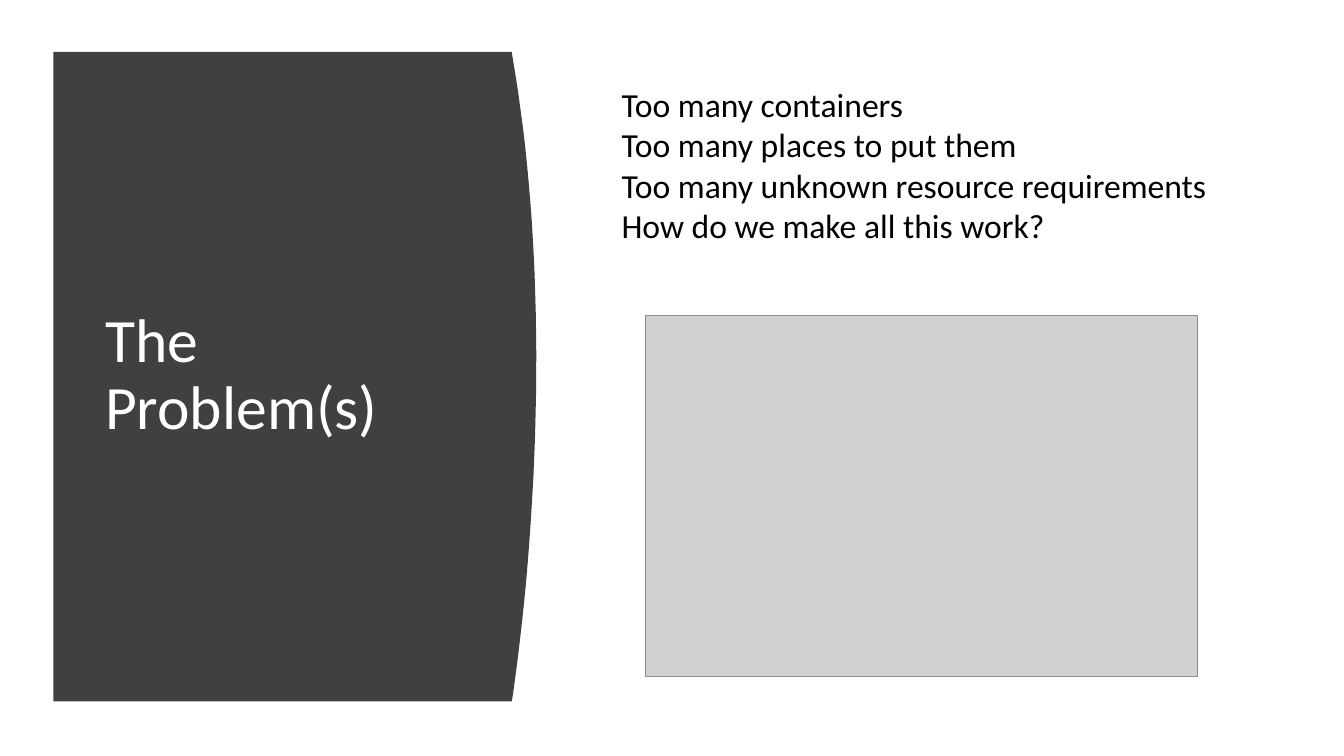
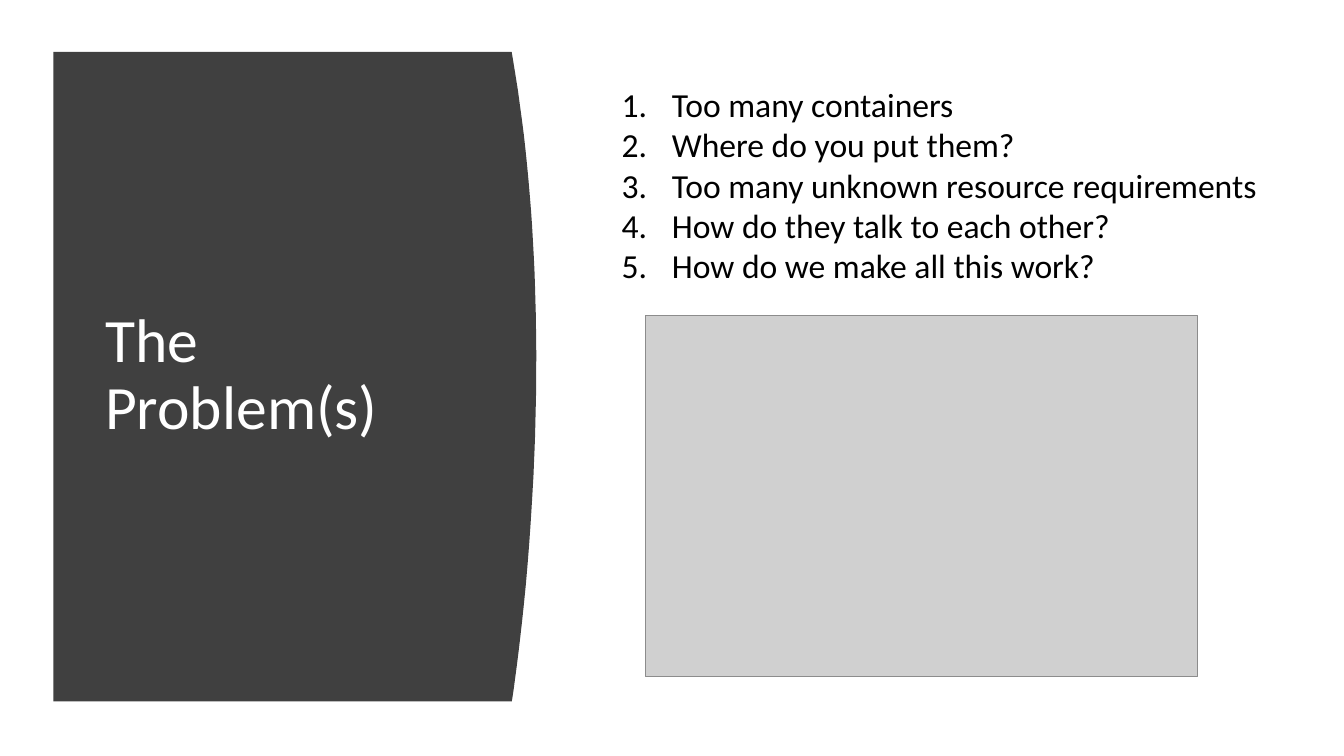
Before and after one commit to chlsmith/docker-and-k8s, a slide deck: slide 5 of fun-with-k8s.pptx. Drawn at 1344x756 pixels with LibreOffice and Linux fonts; fonts in the diff are those of the drawing; grey boxes stand for pictures. Boxes give left, top, right and bottom in pixels: in the first picture for what was removed or moved away, otherwise in the second. Text is boxed around its words. In the diff, an @@ line names an element or a change of style, - is before the commit and + after.

```diff
--- a/fun-with-k8s.pptx
+++ b/fun-with-k8s.pptx
@@ text at [672,94,1256,279]: bullet none to 1. @@
@@ text at [672,133,1015,163]: text changed @@
-Too many places to put them
+2. Where do you put them?
@@ text at [672,214,1110,244]: paragraph added @@
+4. How do they talk to each other?
```
Also in this commit, not shown: 4 other slides changed.
